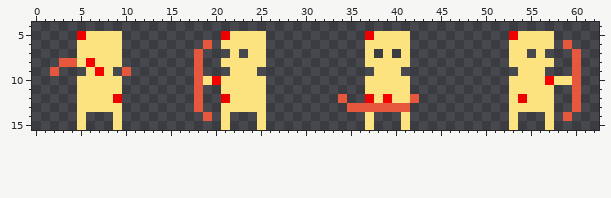
Edited in one commit: pixel-art sprite (assets/sprites/animations/humanoid/bow_attack_01.png). The picture above was drawn from the file before the commit.
The file is 64x16 pixels. Colours within 5 levels of each other are drawn and written as one. Shown: x 0..62, y 4..15.
Now the later version:
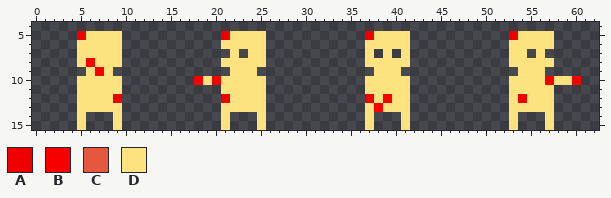
Palette (. is transparent): A #ef0000  B #f70000  C #e7573e  D #fce380
The commit says: Separate short_bow sprite
Diff:
@@ x 0..62 @@
  5 .....ADDDD...........ADDDD...........ADDDD...........ADDDD.....
- 6 .....DDDDD.........C.DDDDD...........DDDDD...........DDDDD.C...
- 7 .....DDDDD........C...D.DD...........D.D.D...........DD.D...C..
- 8 ...CCDBDDD........C..DDDDD...........DDDDD...........DDDDD..C..
- 9 ..C...DBD.C.......C...DDD.............DDD.............DDD...C..
-10 .....DDDDD........CDBDDDDD...........DDDDD...........DDDDBDDC..
-11 .....DDDDD........C..DDDDD...........DDDDD...........DDDDD..C..
-12 .....DDDDA........C..ADDDD........C..ADBDDC..........DADDD..C..
-13 .....DDDDD........C..DDDDD.........CCCCCCC...........DDDDD..C..
-14 .....D...D.........C.D...D...........D...D...........D...D.C...
+ 6 .....DDDDD...........DDDDD...........DDDDD...........DDDDD.....
+ 7 .....DDDDD............D.DD...........D.D.D...........DD.D......
+ 8 .....DBDDD...........DDDDD...........DDDDD...........DDDDD.....
+ 9 ......DBD.............DDD.............DDD.............DDD......
+10 .....DDDDD........BDBDDDDD...........DDDDD...........DDDDBDDB..
+11 .....DDDDD...........DDDDD...........DDDDD...........DDDDD.....
+12 .....DDDDA...........ADDDD...........ADBDD...........DADDD.....
+13 .....DDDDD...........DDDDD...........DBDDD...........DDDDD.....
+14 .....D...D...........D...D...........D...D...........D...D.....
 15 .....D...D...........D...D...........D...D...........D...D.....
Boxes around the changes in both pictures, in picture pixels (x1, y1, x2, y2):
changed: (194, 40, 212, 121)
changed: (563, 40, 581, 121)
erased: (50, 58, 77, 76)
erased: (122, 67, 131, 76)
changed: (338, 94, 419, 112)
